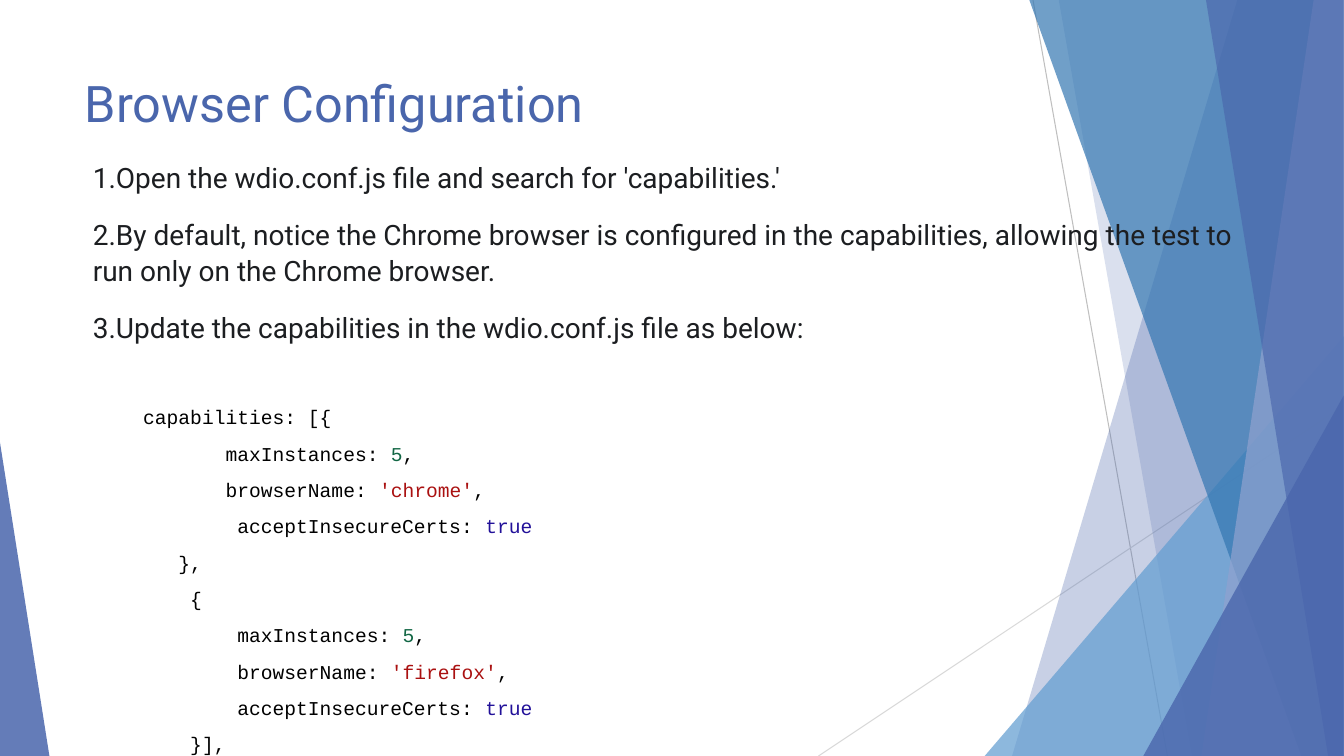
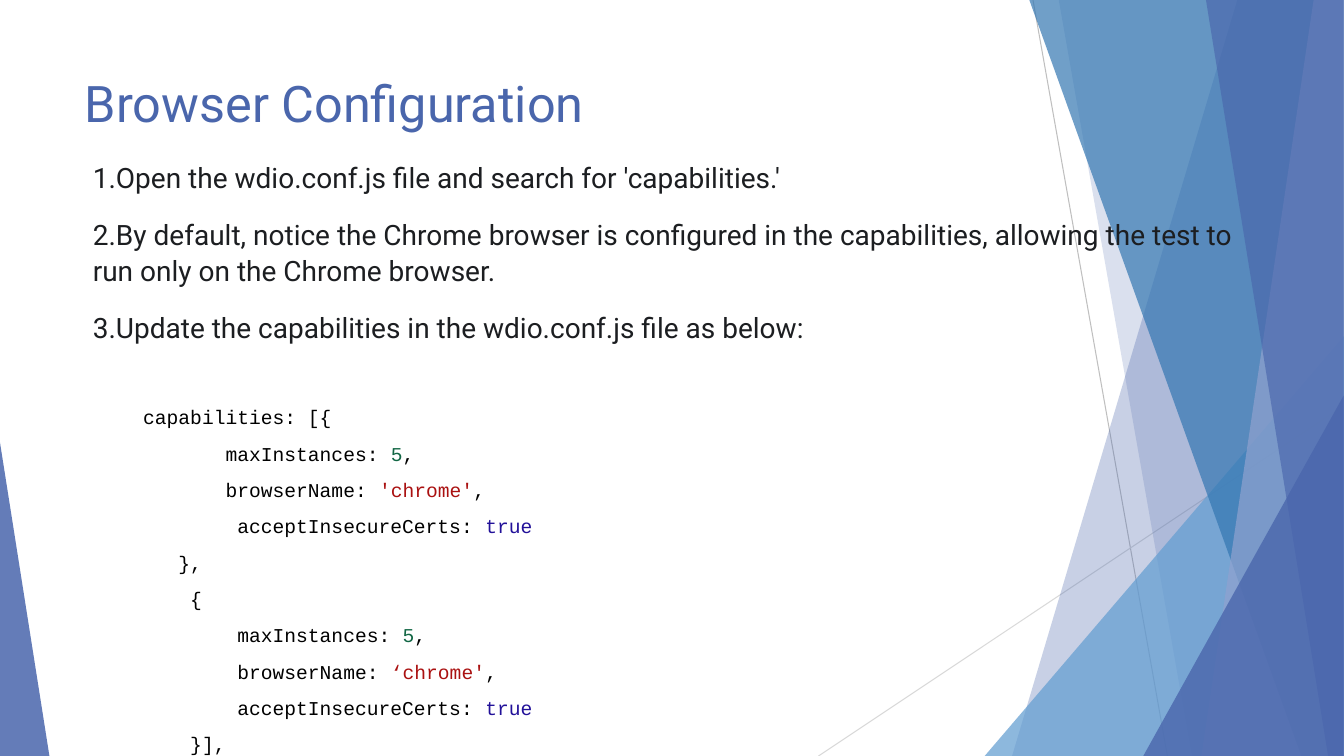
Before and after one commit to reshu-testonics/WebdriverIO, a slide deck: slide 25 of WebdriverIO.pptx (slide 24 before the commit). Drawn at 1344x756 pixels with LibreOffice and Linux fonts; fonts in the diff are those of the drawing. Boxes give left, top, right and bottom in pixels: in the first picture for what was removed or moved away, otherwise in the second. Text is boxed around its words. In the diff, an @@ line names an element or a change of style, - is before the commit and + after.

```diff
--- a/WebdriverIO.pptx
+++ b/WebdriverIO.pptx
@@ text at [237, 665, 497, 683]: text changed @@
-browserName: 'firefox',
+browserName: ‘chrome',
```
Also in this commit, not shown: 7 other slides changed, 2 slides added.
